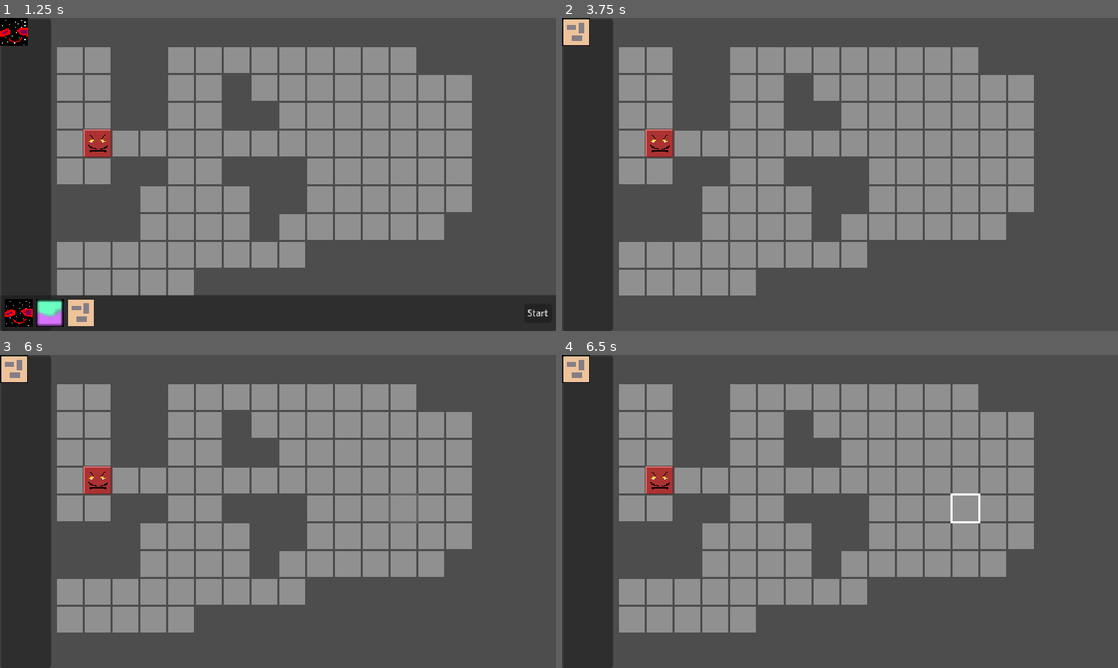
Above: before the commit, frames 1-4 (two rows, left to right).
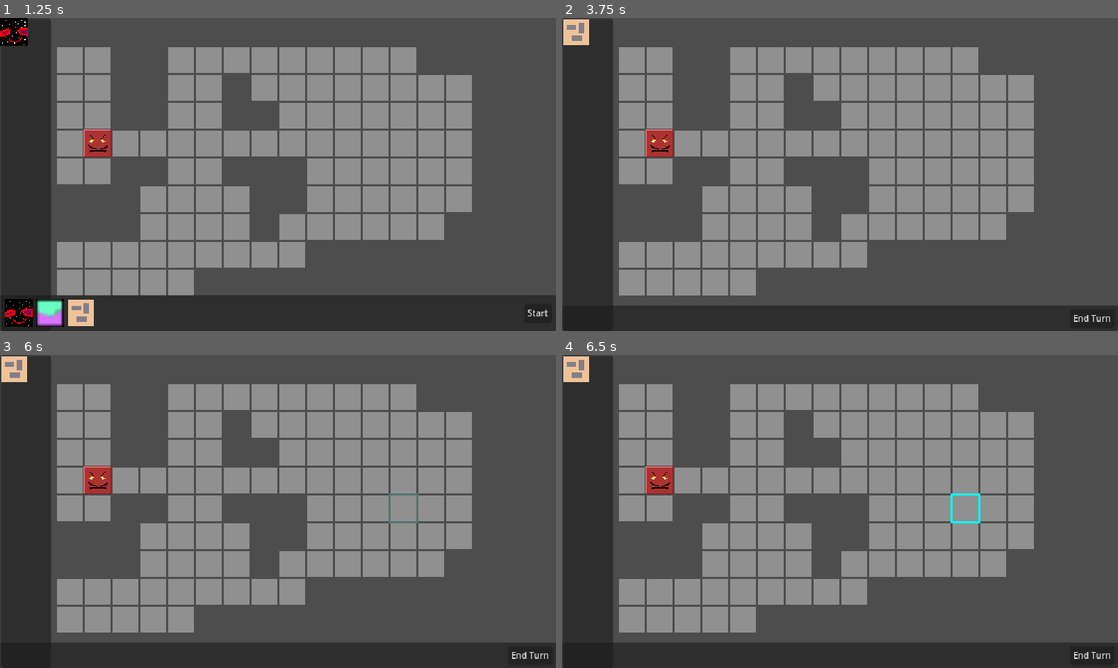
Above: after the commit, the same moments.

Repository: wilkesreid/new-game-project
Game: Godot game, scene res://main.tscn
Two runs of this game, one before a commit and one after it. Both use one fixed random seed, a clock stepped at 60 frames per second and the inputs below.
Inputs (mouse positions are in pixels of both pictures, inside the frame that each line leads up to):
- Up to frame 1 (1.25 s): click (16, 312) at 0.5 s
- Up to frame 2 (3.75 s): click (612, 312) at 1.25 s; click (645, 312) at 2 s; click "Start" at 2.75 s; click "End Turn" at 3.5 s
- Up to frame 3 (6 s): click (528, 655) at 4.25 s, where only the run after the commit has a clickable "End Turn"; click (528, 655) at 5 s, where only the run after the commit has a clickable "End Turn"; tap Enter at 5.75 s; move the mouse to (400, 495) at 5.77 s; click (400, 495) at 5.85 s
- Up to frame 4 (6.5 s): tap Space (next) at 6.05 s

Frame 1 is identical in both runs. In frame 2, 7.3% of the frame differs, in the area x 0-100%, y 0-100%; in frame 3, 7.3%; in frame 4, 7.4%.

Commit message:
Basic complete game with win condition; enemies cannot yet attack

Diff:
--- a/abilities/shoot.tres
+++ b/abilities/shoot.tres
@@ -6,4 +6,5 @@
 script = ExtResource("1_rj80v")
 name = "Shoot"
 distance = 3
-damage = 1
+damage = 2
+needs_eyeline = false
--- a/ability.gd
+++ b/ability.gd
@@ -4,3 +4,17 @@
 @export var name : String
 @export var distance : int = 1
 @export var damage : int = 1
+@export var needs_eyeline : bool = false
+
+func on_button_pressed(unit : Unit) -> void:
+  if unit.actions_remaining > 0:
+    State.start_ability(self, unit)
+
+func execute(target : Vector2i) -> void:
+  State.ability_unit.actions_remaining -= 1
+  var unit = State.at(target)
+  if unit:
+    if unit is Enemy:
+      await unit.take_damage(damage)
+    if unit is Body and unit.parent is Enemy:
+      await unit.parent.take_damage(damage)
--- a/body.gd
+++ b/body.gd
@@ -1,2 +1,4 @@
 # Body component for unit
 class_name Body extends Placeable
+
+var parent : Unit
--- a/enemies.gd
+++ b/enemies.gd
@@ -3,19 +3,20 @@
 var enemies : Array[Unit] = []
 
 func _init():
-  State.phase_change.connect(func (phase : State.PHASE) -> void:
-    if phase == State.PHASE.ENEMY:
+  State.phase_enemy.connect(func ():
+    if enemies.size() > 0:
       for enemy in enemies:
         enemy.moves = enemy.speed
         await move_algo(enemy)
-      State.phase = State.PHASE.MOVE
+    await get_tree().create_timer(0).timeout
+    State.phase = State.PHASE.MOVE
   )
 
 func move_algo(enemy : Enemy):
   var path = get_closest_unit_path(enemy)
   path.pop_back()
   if path.size() == 0:
-    return
+    await get_tree().create_timer(0).timeout
   for i in range(min(enemy.moves, path.size())):
     enemy.move_to(path[i])
     await get_tree().create_timer(.1).timeout
@@ -32,3 +33,8 @@
     if smallest_path.size() == 0 or path.size() < smallest_path.size():
       smallest_path = path
   return smallest_path
+
+func remove(enemy : Enemy):
+  enemies.erase(enemy)
+  if enemies.size() == 0:
+    State.phase = State.PHASE.WIN
--- a/enemy.gd
+++ b/enemy.gd
@@ -2,8 +2,12 @@
 
 func _ready():
   Enemies.enemies.append(self)
-  State.phase_change.connect(func (phase : State.PHASE) -> void:
-    if phase == State.PHASE.ENEMY:
-      moves = speed
+  State.phase_enemy.connect(func ():
+    moves = speed
   )
   super()
+
+func take_damage(damage : int) -> void:
+  await super(damage)
+  if size == 0:
+    Enemies.remove(self)
--- a/main.gd
+++ b/main.gd
@@ -16,42 +16,62 @@
 		if !State.has(cell):
 			Asg.set_not_solid(cell)
 
+	State.phase_win.connect(func ():
+		$Control/WinPanel.show()
+	)
+
 func _process(delta: float) -> void:
-	if Input.is_action_just_pressed("click") && is_mouse_in_grid():
-		if is_mouse_on_tile():
-
-			# If we're in the move phase, and a unit is already selected,
-			# and we didn't just click on a different unit
-			var unit = State.at_selected()
-			if (
-				State.is_phase(State.PHASE.MOVE)
-				and unit
-				and unit is Unit
-				and unit is not Enemy
-				and !Asg.is_point_solid(Coord.mouse_index())
-				and !State.has_at_mouse()
-			):
-				var path = Asg.get_id_path(State.selected, Coord.mouse_index())
-				# move the selected unit if we can
-				if path.size() <= unit.speed:
-					State.clear_selection()
-					for tile in path:
-						unit.move_to(tile)
-						await get_tree().create_timer(.1).timeout
-					State.select_index(unit.index)
-				else:
-					State.select_at_mouse()
-			else:
-				State.select_at_mouse()
+	if Input.is_action_just_pressed('right_click'):
+		if State.doing_ability:
+			State.end_ability()
 		else:
 			State.clear_selection()
+	if Input.is_action_just_pressed("click") and is_mouse_in_grid():
+		if !is_mouse_on_tile():
+			State.clear_selection()
+		else:
+			# we clicked on a tile
 
-	# TODO: Make this more manageable and stable
-	if Input.is_action_just_pressed("next"):
-		if State.is_phase(State.PHASE.MOVE):
-			State.phase = State.PHASE.ENEMY
-		elif State.is_phase(State.PHASE.ENEMY):
-			State.phase = State.PHASE.MOVE
+			var unit = State.at_selected()
+			if !State.is_phase(State.PHASE.MOVE):
+				State.select_at_mouse()
+			elif !unit or unit is not Friendly:
+				State.select_at_mouse()
+			else:
+				# we're in the move phase, and we have a unit selected
+				if !State.doing_ability:
+					if State.has_at_mouse():
+						State.select_at_mouse()
+					else:
+						# we aren't doing an ability, and we clicked on an empty tile
+						var path = Asg.get_id_path(State.selected, Coord.mouse_index())
+						if path.size() == 0 or path.size() > unit.moves:
+							State.select_at_mouse()
+						else:
+							# we clicked on a tile we can move to
+							State.clear_selection()
+							for tile in path:
+								unit.move_to(tile)
+								await get_tree().create_timer(.1).timeout
+							State.select_index(unit.index)
+				else:
+					# we're doing an ability
+					var ability = State.current_ability
+					if ability.needs_eyeline:
+						var path = Asg.get_id_path(State.selected, Coord.mouse_index())
+						if path.size() > 0 and path.size() <= ability.distance:
+							ability.execute(Coord.mouse_index())
+							State.end_ability()
+						else:
+							State.end_ability()
+					else:
+						var area = Rect2i(State.selected - Vector2i(ability.distance, ability.distance), Vector2i(ability.distance*2+1, ability.distance*2+1))
+						if area.has_point(Coord.mouse_index()):
+							await ability.execute(Coord.mouse_index())
+							State.end_ability()
+						else:
+							State.end_ability()
+
 	time += delta
 	alpha = (sin(time*8)+1)/2
 	queue_redraw()
@@ -75,26 +95,41 @@
 			var moves = unit.moves
 
 			if State.is_phase(State.PHASE.MOVE):
-				# draw red path from unit to mouse
-				if (
-					unit is not Enemy and
-					!Asg.is_point_solid(Coord.mouse_index()) and
-					!State.has_at_mouse()
-				):
-					var p = Asg.get_id_path(State.selected, Coord.mouse_index())
-					if p.size() <= moves:
-						for i in p:
-							draw_rect(Rect2(Coord.index_to_coord(i), Coord.grid_cell), Color(1, 0, 0, .5), true)
+				if !State.doing_ability:
+					# draw red path from unit to mouse
+					if (
+						unit is not Enemy and
+						!Asg.is_point_solid(Coord.mouse_index()) and
+						!State.has_at_mouse()
+					):
+						var p = Asg.get_id_path(State.selected, Coord.mouse_index())
+						if p.size() <= moves:
+							for i in p:
+								draw_rect(Rect2(Coord.index_to_coord(i), Coord.grid_cell), Color(1, 0, 0, .5), true)
 
-				# draw indicators for where unit can move
-				for x in range(-1 * speed, speed + 1):
-					for y in range(-1 * speed, speed + 1):
-						var t = State.selected + Vector2i(x, y)
-						if !Asg.is_point_solid(t):
-							var path = Asg.get_id_path(State.selected, t)
-							var ti = State.selected + Vector2i(x, y)
-							if $TileMapLayer.has_tile_at(ti) && path.size() > 0 && path.size() <= moves:
-								draw_texture(target_texture, Coord.index_to_coord(ti))
+					# draw indicators for where unit can move
+					for x in range(-1 * speed, speed + 1):
+						for y in range(-1 * speed, speed + 1):
+							var t = State.selected + Vector2i(x, y)
+							if !Asg.is_point_solid(t):
+								var path = Asg.get_id_path(State.selected, t)
+								if $TileMapLayer.has_tile_at(t) && path.size() > 0 && path.size() <= moves:
+									draw_texture(target_texture, Coord.index_to_coord(t))
+
+				# draw indicators for where unit can attack
+				else:
+					var ability = State.current_ability
+					# var ability_unit = State.ability_unit
+					for x in range(-1 * ability.distance, ability.distance + 1):
+						for y in range(-1 * ability.distance, ability.distance + 1):
+							var t = State.selected + Vector2i(x, y)
+							if !Asg.is_point_solid(t) and $TileMapLayer.has_tile_at(t):
+								if !ability.needs_eyeline:
+									draw_texture_rect(target_texture, Rect2i(Coord.index_to_coord(t), Coord.grid_cell), false, Color(1, 0, 0, 1))
+								else:
+									var path = Asg.get_id_path(State.selected, t)
+									if path.size() > 0 and path.size() <= ability.distance:
+										draw_texture_rect(target_texture, Rect2i(Coord.index_to_coord(t), Coord.grid_cell), false, Color(1, 0, 0, 1))
 
 func is_mouse_on_tile() -> bool:
 	return $TileMapLayer.get_cell_tile_data(Coord.mouse_index()) != null
--- a/main.tscn
+++ b/main.tscn
@@ -30,6 +30,9 @@
 
 [node name="Monstieur" parent="." instance=ExtResource("4_n5dff")]
 position = Vector2(96, 128)
+speed = null
+max_size = null
+max_actions = null
 
 [node name="Control" type="Control" parent="."]
 layout_mode = 3
@@ -43,3 +46,33 @@
 
 [node name="CreateUI" parent="Control" instance=ExtResource("4_a7hnr")]
 layout_mode = 1
+
+[node name="WinPanel" type="Panel" parent="Control"]
+visible = false
+layout_mode = 1
+anchors_preset = 8
+anchor_left = 0.5
+anchor_top = 0.5
+anchor_right = 0.5
+anchor_bottom = 0.5
+offset_left = -50.0
+offset_top = -25.0
+offset_right = 50.0
+offset_bottom = 25.0
+grow_horizontal = 2
+grow_vertical = 2
+
+[node name="Label" type="Label" parent="Control/WinPanel"]
+layout_mode = 1
+anchors_preset = 8
+anchor_left = 0.5
+anchor_top = 0.5
+anchor_right = 0.5
+anchor_bottom = 0.5
+offset_left = -21.5
+offset_top = -7.0
+offset_right = 21.5
+offset_bottom = 7.0
+grow_horizontal = 2
+grow_vertical = 2
+text = "You Win!"
--- a/project.godot
+++ b/project.godot
@@ -42,6 +42,11 @@
 "events": [Object(InputEventKey,"resource_local_to_scene":false,"resource_name":"","device":0,"window_id":0,"alt_presse …(189 unchanged characters)…
 ]
 }
+right_click={
+"deadzone": 0.5,
+"events": [Object(InputEventMouseButton,"resource_local_to_scene":false,"resource_name":"","device":-1,"window_id":0,"alt_pressed":false,"shift_pressed":false,"ctrl_pressed":false,"meta_pressed":false,"button_mask":0,"position":Vector2(0, 0),"global_position":Vector2(0, 0),"factor":1.0,"button_index":2,"canceled":false,"pressed":false,"double_click":false,"script":null)
+]
+}
 
 [rendering]
 
--- a/state.gd
+++ b/state.gd
@@ -12,6 +12,7 @@
 		_selected = value
 		if value == Vector2i.ZERO:
 			is_selected = false
+			doing_ability = false
 			deselect.emit()
 		else:
 			is_selected = true
@@ -21,6 +22,10 @@
 signal deselect
 
 var map : Dictionary
+
+var doing_ability : bool = false
+var current_ability : Ability
+var ability_unit : Unit
 
 ## Selection
 
@@ -84,10 +89,25 @@
 	remove(to)
 	add(to, thing)
 
+#Abilities
+func start_ability(ability : Ability, unit : Unit) -> void:
+	current_ability = ability
+	doing_ability = true
+	ability_unit = unit
+
+func end_ability() -> void:
+	current_ability = null
+	ability_unit = null
+	doing_ability = false
+
 ## Game Phase
 
-enum PHASE { PLACE, MOVE, ENEMY }
-signal phase_change(new_phase)
+enum PHASE { PLACE, MOVE, ENEMY, WIN }
+signal phase_place
+signal phase_move
+signal phase_enemy
+signal phase_win
+signal phase_any
 var _phase : PHASE = PHASE.PLACE
 var phase : PHASE:
 	get:
@@ -96,7 +116,16 @@
 		if !can_goto_phase(new_phase):
 			return # TODO: show why we can't go to the next phase
 		_phase = new_phase
-		phase_change.emit(new_phase)
+		match new_phase:
+			PHASE.PLACE:
+				phase_place.emit()
+			PHASE.MOVE:
+				phase_move.emit()
+			PHASE.ENEMY:
+				phase_enemy.emit()
+			PHASE.WIN:
+				phase_win.emit()
+		phase_any.emit(new_phase)
 
 func is_phase(p: PHASE) -> bool:
 	return _phase == p
@@ -113,5 +142,7 @@
 		PHASE.ENEMY:
 			# can't go to enemy's turn if we haven't moved all our units
 			return true # TODO: return false if we haven't finished our turn
+		PHASE.WIN:
+			return Enemies.enemies.size() == 0
 		_:
 			return false
--- a/ui/ability_ui.gd
+++ b/ui/ability_ui.gd
@@ -20,6 +20,7 @@
     for ability in unit.abilities:
       var btn = Button.new()
       btn.text = ability.name
+      btn.connect('pressed', ability.on_button_pressed.bind(unit))
       vflow.add_child(btn)
 
 func _deselect():
--- a/ui/create_ui.gd
+++ b/ui/create_ui.gd
@@ -3,12 +3,14 @@
 enum UNIT { CONSTELLATION, MIMI, DERPY }
 
 func _ready() -> void:
-	State.phase_change.connect(func (new_phase: State.PHASE) -> void:
+	State.phase_any.connect(func (new_phase : State.PHASE):
 		if new_phase != State.PHASE.PLACE:
 			queue_free()
 	)
 
 func create_at_selected(scene_path : String) -> void:
+	if State.has_at_selected():
+		State.at_selected().queue_free()
 	var instance = load(scene_path).instantiate()
 	instance.position = State.selected_coord()
 	get_tree().root.add_child(instance)
--- a/ui/in_game_ui.gd
+++ b/ui/in_game_ui.gd
@@ -4,7 +4,7 @@
 
 func _ready() -> void:
   bottom_bar = $BottomBar
-  State.phase_change.connect(func (new_phase: State.PHASE) -> void:
+  State.phase_any.connect(func (new_phase : State.PHASE):
     if new_phase == State.PHASE.MOVE:
       bottom_bar.show()
     else:
--- a/unit.gd
+++ b/unit.gd
@@ -4,14 +4,17 @@
 @export var speed : int = 1
 @export var max_size : int = 2
 @export var abilities : Array[Ability] = []
+@export var max_actions : int = 1
 
+var actions_remaining: int = 1
 var body_queue : Array[Body] = []
 
 func _ready() -> void:
   moves = speed
-  State.phase_change.connect(func (phase : State.PHASE) -> void:
-    if phase == State.PHASE.MOVE:
-      moves = speed
+  actions_remaining = max_actions
+  State.phase_move.connect(func ():
+    moves = speed
+    actions_remaining = max_actions
   )
   super()
 
@@ -26,7 +29,7 @@
 func inc_size() -> void:
   size += 1
 
-var moves : int = 1
+var moves : int = speed
 func dec_moves() -> void:
   assert(moves >= 0)
   moves -= 1
@@ -48,6 +51,7 @@
   if max_size > 1:
     var new_segment = body.instantiate()
     new_segment.index = from
+    new_segment.parent = self
     State.add(from, new_segment)
     push_body_queue(new_segment)
     if !is_max_size():
@@ -56,3 +60,15 @@
       var old_segment = pop_body_queue()
       State.remove(old_segment.index)
       old_segment.queue_free()
+
+func take_damage(amount : int) -> void:
+  for i in range(amount):
+    size -= 1
+    if size == 0:
+      State.remove(index)
+      queue_free()
+      break
+    var deleting = pop_body_queue()
+    State.remove(deleting.index)
+    deleting.queue_free()
+    await get_tree().create_timer(0.1).timeout
--- a/units/constellation/constellation.tscn
+++ b/units/constellation/constellation.tscn
@@ -12,6 +12,7 @@
 speed = 5
 max_size = 5
 abilities = Array[ExtResource("2_css2h")]([ExtResource("3_1xs4p")])
+max_actions = null
 
 [node name="Sprite2D" type="Sprite2D" parent="."]
 texture = ExtResource("2_5675g")
--- a/units/derpy/derpy.tscn
+++ b/units/derpy/derpy.tscn
@@ -12,6 +12,7 @@
 speed = 4
 max_size = 3
 abilities = Array[ExtResource("2_u3you")]([ExtResource("3_mesvy")])
+max_actions = null
 
 [node name="Sprite2D" type="Sprite2D" parent="."]
 texture = ExtResource("1_1ku16")
